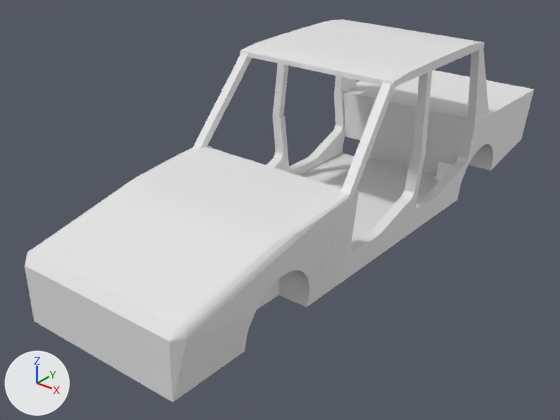
Two versions of the Blender file Assets/Game/Models/car.blend, one commit apart.
One viewpoint serves both versions: a 50 mm lens placed at (6.5, -6.26, 4.8), pointed at (-0.28, 2.22, -0.45). The lights are fixed; the arrows at lower left show +X, +Y and +Z.

The first picture shows 'Cube', 'Cube.003', 'front', 'roof'.
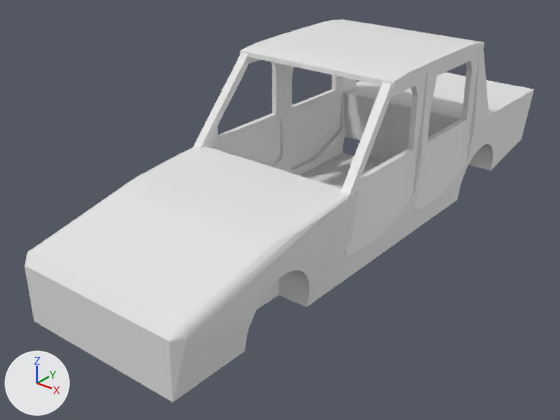
The change in detail:
Mesh me_cube_006 is new.
It has 32 vertices, 18 faces and spans x -1.0..1.0, y -1.0..0.97, z -0.94..1.0.
Mesh me_cube_003 is new.
It has 30 vertices, 18 faces and spans x -1.0..1.0, y -1.0..1.0, z -0.94..1.0.
Object 'Cube.005' (ob_cube_005) is new; it shows me_cube_006.
Its location is (-1.3, 2.62, 0.6).
Its scale is (0.045, 0.98, 1.2).
Object 'Cube.004' (ob_cube_004) is new; it shows a copy of me_cube_006.
Its location is (1.3, 2.62, 0.6).
Its scale is (0.045, 0.98, 1.2).
Object 'Cube.002' (ob_cube_002) is new; it shows me_cube_003.
Its location is (-1.3, 4.4, 0.6).
Its scale is (0.045, 0.891, 1.2).
Object 'Cube.001' (ob_cube_001) is new; it shows a copy of me_cube_003.
Its location is (1.3, 4.4, 0.6).
Its scale is (0.045, 0.891, 1.2).

Changed parts and their boxes (x1, y1, x2, y2) in the pictures (560 x 420 px):
'Cube.004', added: after (345, 73, 427, 256)
'Cube.001', added: after (414, 50, 479, 210)
'Cube.002', added: after (283, 66, 344, 168)
'Cube.005', added: after (205, 58, 284, 166)
